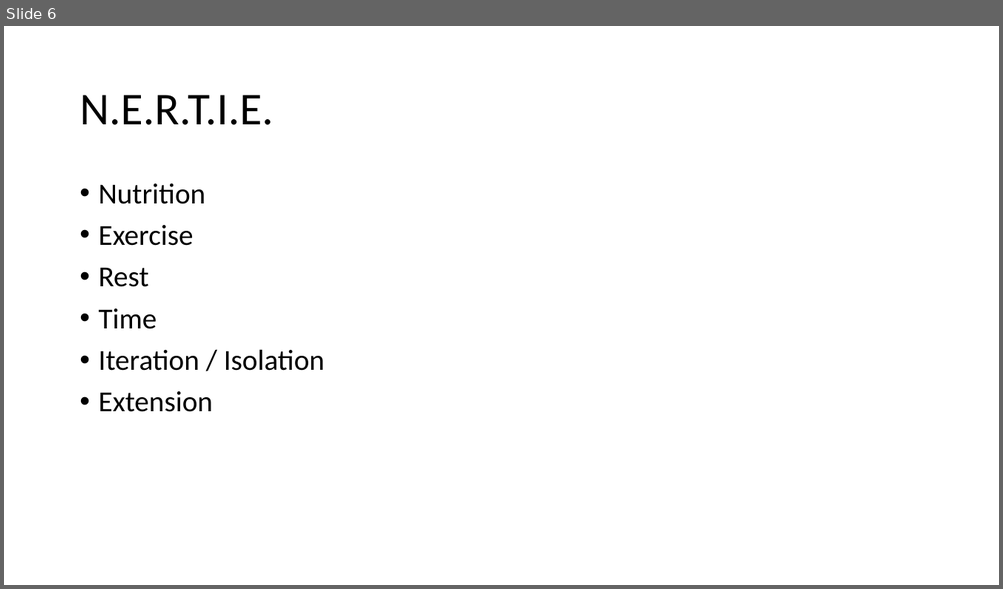
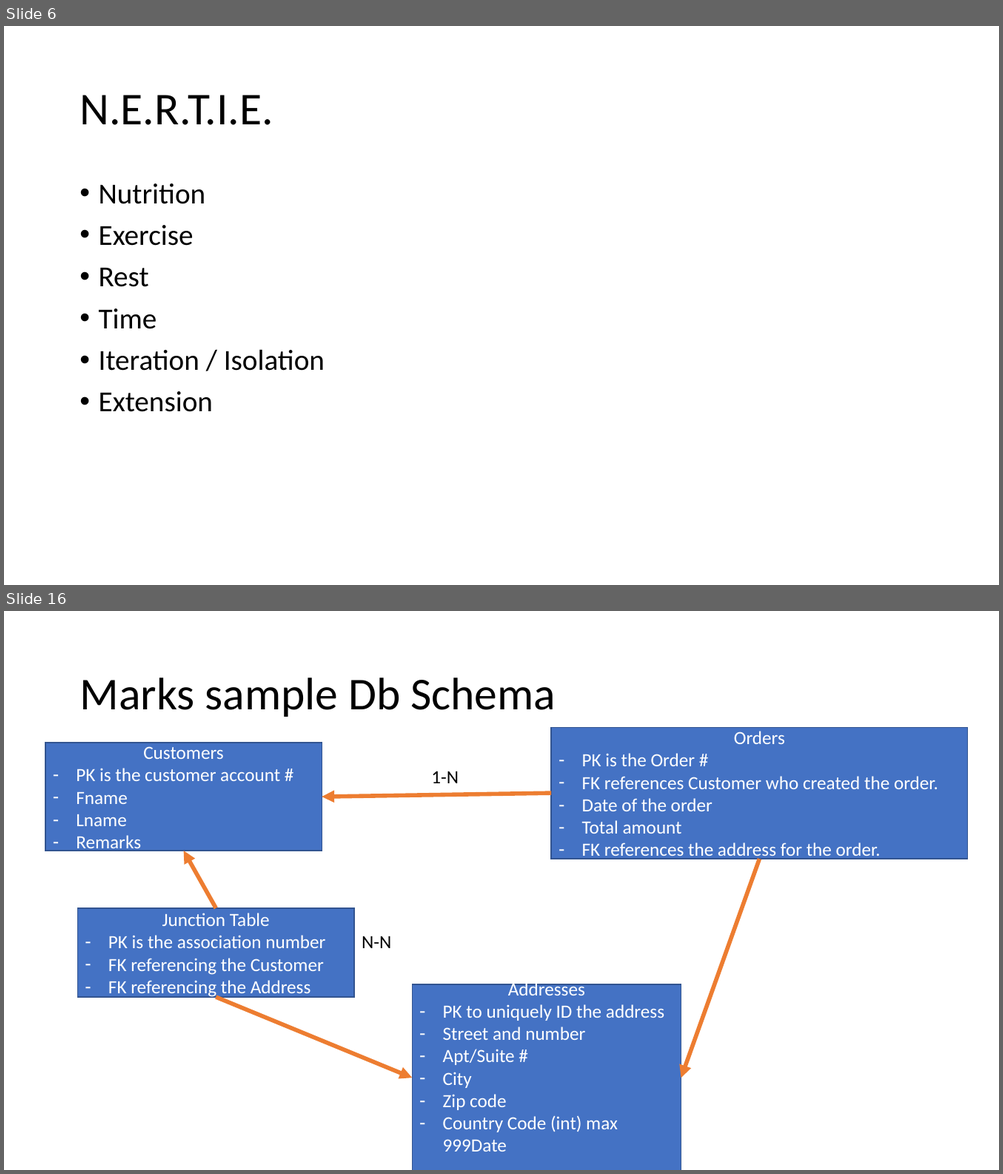
Before and after one commit to 071822-dotnet-ext-batch-org/071822-dotnet-ext-batch-repo, a slide deck: MarkDrawrings.pptx. Shown one above the other, each under a label of ours: slide 6 before the commit, slides 6 and 16 after it; the slides between them are not shown. The pictures are 1003x589 and 1003x1174 pixels, drawn with LibreOffice and Linux fonts; fonts in the diff are those of the drawing. Boxes give left, top, right and bottom in pixels: in the first picture for what was removed or moved away, otherwise in the second. Text is boxed around its words. In the diff, an @@ line names an element or a change of style, - is before the commit and + after.

Commit message:
adds sample DML code

```diff
--- a/MarkDrawrings.pptx
+++ b/MarkDrawrings.pptx
@@ slide 16 added at <box>4,611,999,1170</box>, background #FFFFFF @@
@@ title added at <box>79,678,555,717</box>, 44 pt, text #000000 @@
+Marks sample Db Schema
@@ rectangle added at <box>45,743,322,851</box>, fill #4472C4, outline #325491 1 pt, 18 pt, text #FFFFFF @@
+Customers
+– PK is the customer account #
+– Fname
+– Lname
+– Remarks
@@ rectangle added at <box>551,727,967,859</box>, fill #4472C4, outline #325491 1 pt, 18 pt, text #FFFFFF @@
+Orders
+– PK is the Order #
+– FK references Customer who created the order.
+– Date of the order
+– Total amount
+– FK references the address for the order.
@@ text added at <box>431,771,458,783</box>, 18 pt, text #000000 @@
+1-N
@@ arrow added from (551, 793) to (322, 797), #ED7D31 4 pt @@
@@ arrow added from (216, 908) to (184, 851), #ED7D31 4 pt @@
@@ arrow added from (759, 859) to (680, 1078), #ED7D31 4 pt @@
@@ rectangle added at <box>78,908,355,997</box>, fill #4472C4, outline #325491 1 pt, 18 pt, text #FFFFFF @@
+Junction Table
+– PK is the association number
+– FK referencing the Customer
+– FK referencing the Address
@@ text added at <box>361,936,391,948</box>, 18 pt, text #000000 @@
+N-N
@@ rectangle added at <box>412,985,680,1170</box>, fill #4472C4, outline #325491 1 pt, 18 pt, text #FFFFFF @@
+Addresses
+– PK to uniquely ID the address
+– Street and number
+– Apt/Suite #
+– City
+– Zip code
+– Country Code (int) max 999Date
@@ arrow added from (216, 997) to (412, 1078), #ED7D31 4 pt @@
```
Also in this commit, not shown: 2 other files.
